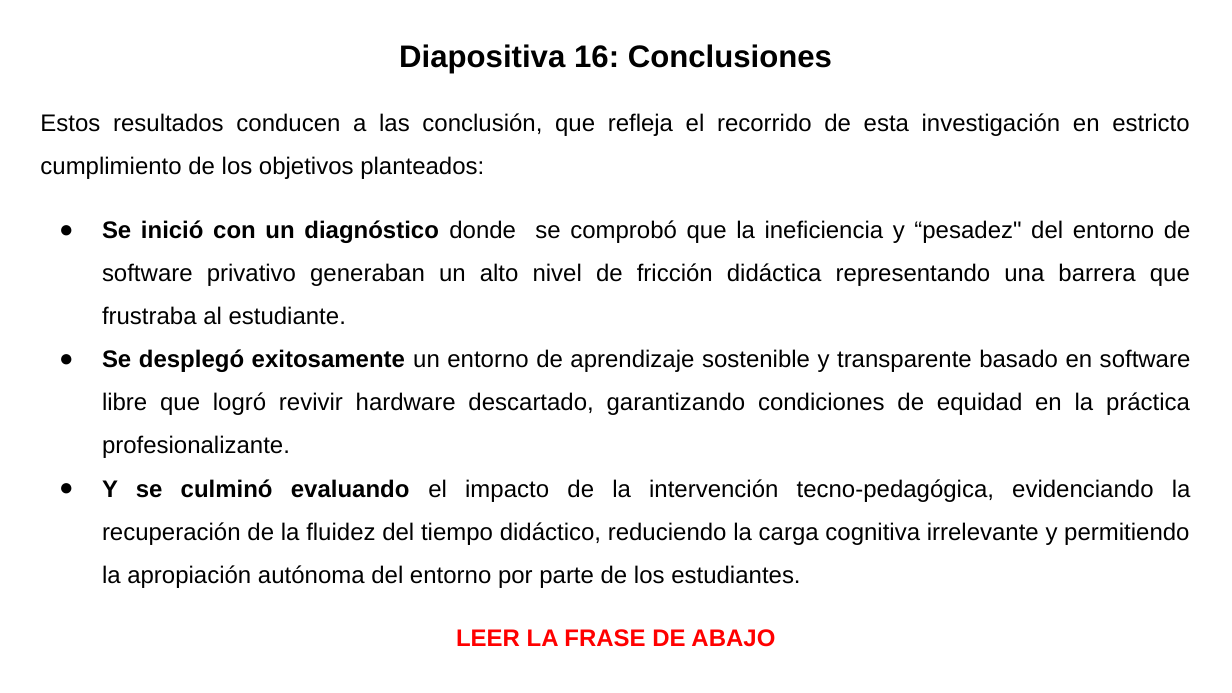
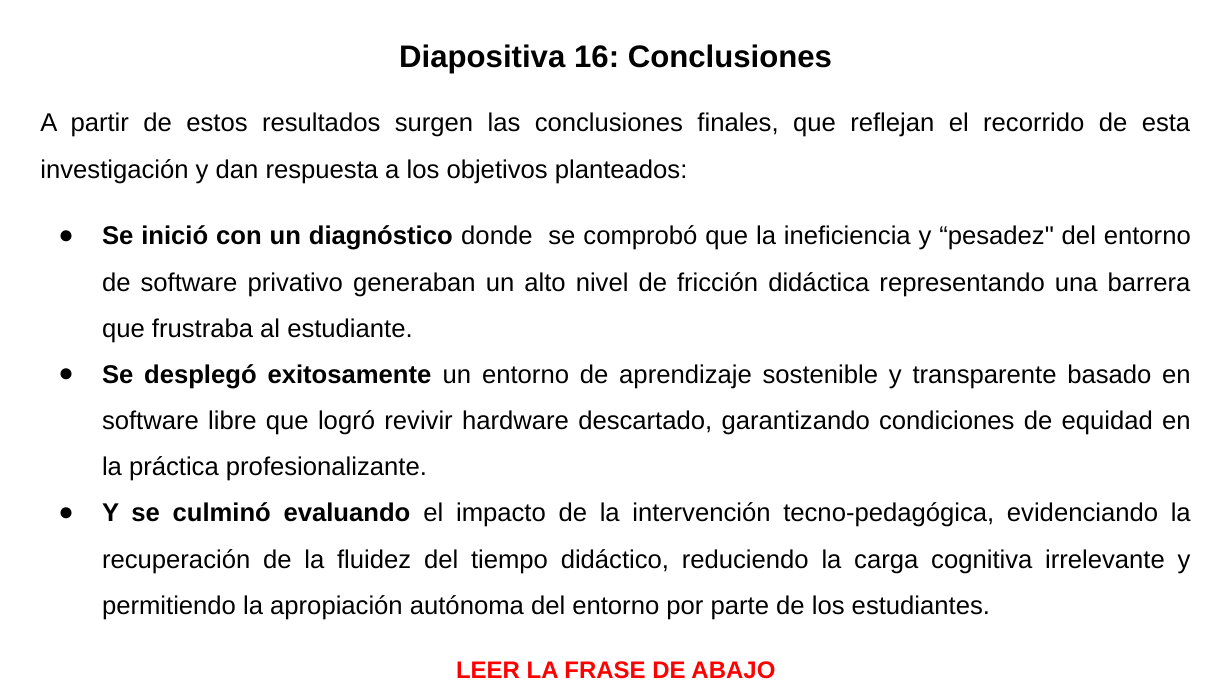
Before and after one commit to gabrielinuz/gabrielinuz.github.io, a slide deck: slide 17 of doc/GUION_DE_DEFENSA_LTE.pptx. Drawn at 1232x693 pixels with LibreOffice and Linux fonts; fonts in the diff are those of the drawing. Boxes give left, top, right and bottom in pixels: in the first picture for what was removed or moved away, otherwise in the second. Text is boxed around its words. In the diff, an @@ line names an element or a change of style, - is before the commit and + after.

```diff
--- a/doc/GUION_DE_DEFENSA_LTE.pptx
+++ b/doc/GUION_DE_DEFENSA_LTE.pptx
@@ text at <box>40,112,1190,184</box>: text changed; size 14 to 15 pt @@
-Estos resultados conducen a las conclusión, que refleja el recorrido de esta investigación en estricto cumplimiento de los objetivos planteados:
+A partir de estos resultados surgen las conclusiones finales, que reflejan el recorrido de esta investigación y dan respuesta a los objetivos planteados:
@@ text at <box>102,225,1191,620</box>: size 14 to 15 pt in "Se inició con un diagnóstico donde se ...", "Se desplegó exitosamente un entorno de aprendizaje ...", "Y se culminó evaluando el impacto de ..." @@
```
Also in this commit, not shown: 9 other slides changed, 1 slide removed, 1 other file.
